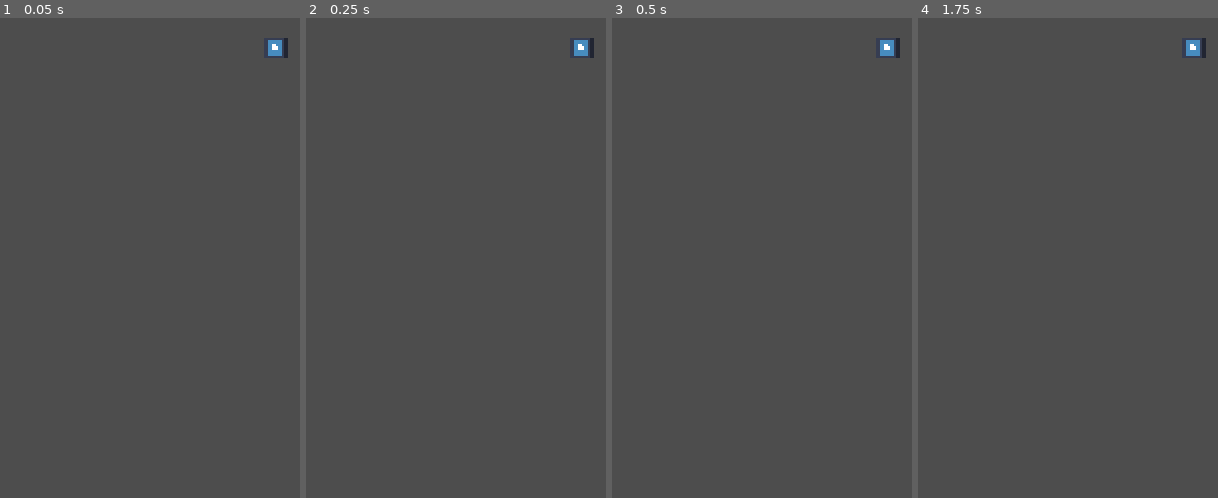
Above: before the commit, frames 1-4 (left to right).
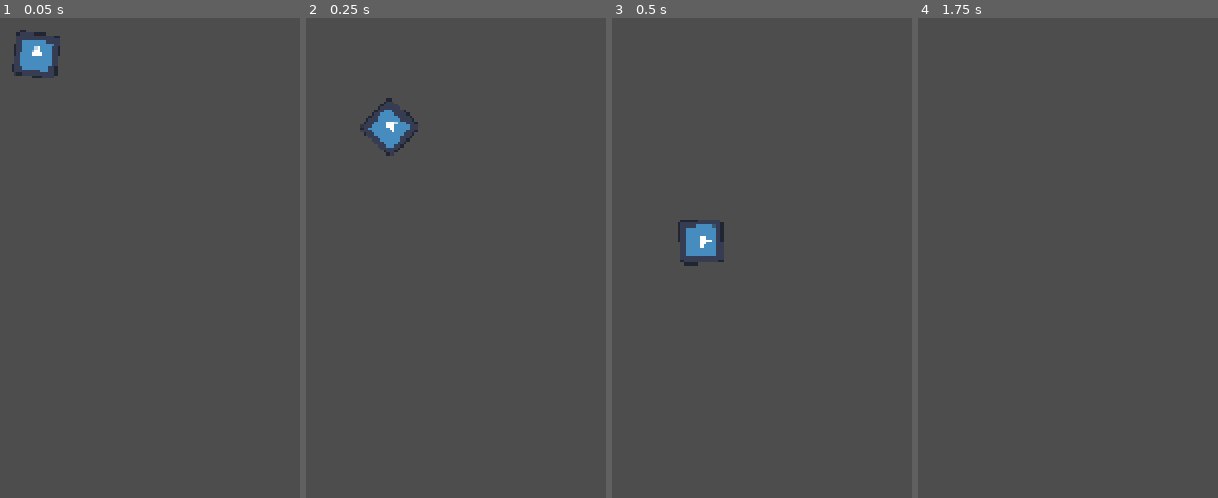
Above: after the commit, the same moments.

Repository: eyherrera/Jumping-Polygons
Game: Godot game, scene res://scenes/characters/player.tscn
The game is run twice, just before and just after one commit, with the same random seed, the same clock (stepped at 60 frames per second) and the same inputs. The engine's default icon, where the game draws it, is replaced by a stand-in: a white triangle on a blue panel in a dark square.
Inputs:
- Up to frame 1 (0.05 s): no input
- Up to frame 2 (0.25 s): no input
- Up to frame 3 (0.5 s): no input
- Up to frame 4 (1.75 s): tap Enter (ui_accept) at 0.5, 0.6, 0.77, 1.07, 1.25, 1.35, 1.52 s

The runs differ from the first frame. In frame 1, 1.0% of the frame differs, in the area x 4-96%, y 2-13%; in frame 2, 1.0%; in frame 3, 1.0%, in the area x 22-96%, y 4-52%; in frame 4, 0.2%.

Commit message:
set up player physics and death functions

Diff:
--- a/scenes/characters/player.tscn
+++ b/scenes/characters/player.tscn
@@ -1,6 +1,7 @@
-[gd_scene load_steps=4 format=3 uid="uid://i4tvhkaf1oik"]
+[gd_scene load_steps=5 format=3 uid="uid://i4tvhkaf1oik"]
 
 [ext_resource type="Texture2D" uid="uid://brrqftcvq14e2" path="res://icon.svg" id="1_rp718"]
+[ext_resource type="Script" uid="uid://cgtyooe8k0tx2" path="res://scripts/player.gd" id="1_yewv4"]
 
 [sub_resource type="RectangleShape2D" id="RectangleShape2D_yewv4"]
 size = Vector2(16, 16)
@@ -10,6 +11,7 @@
 
 [node name="Player" type="CharacterBody2D"]
 collision_layer = 2
+script = ExtResource("1_yewv4")
 
 [node name="Sprite2D" type="Sprite2D" parent="."]
 scale = Vector2(0.12499999, 0.12499999)
@@ -26,5 +28,9 @@
 shape = SubResource("RectangleShape2D_rp718")
 
 [node name="Camera2D" type="Camera2D" parent="."]
-offset = Vector2(100, 0)
+offset = Vector2(150, 0)
+zoom = Vector2(2, 2)
 position_smoothing_enabled = true
+position_smoothing_speed = 10.0
+
+[connection signal="body_entered" from="HazardDetector" to="." method="_on_hazard_detector_body_entered"]
--- /dev/null
+++ b/scripts/player.gd
@@ -0,0 +1,48 @@
+extends CharacterBody2D
+
+# -- SETTINGS --
+@export var speed = 400.0           # Constant forward speed
+@export var jump_force = -550.0     # Negative y is "up" in Godot
+@export var gravity = 2000.0        # High gravity feels snappier for this genre
+@export var rotation_speed = 3.0    # Visual rotation speed
+
+# Get access to the visual sprite to rotate it
+@onready var sprite = $Sprite2D
+
+func _physics_process(delta):
+	# 1. Apply Gravity
+	if not is_on_floor():
+		velocity.y += gravity * delta
+		# Visual: Rotate cube when in air
+		sprite.rotation += rotation_speed * delta
+	else:
+		# Visual: Reset rotation explicitly when on ground (optional, keeps it clean)
+		# To snap to nearest 90 degrees, we'd need more math,
+		# but for now let's just let it roll or reset to 0:
+		sprite.rotation = 0
+
+	# 2. Auto-Run (Always move right)
+	velocity.x = speed
+
+	# 3. Handle Jump
+	# We use "ui_accept" (Space/Enter) by default
+	if Input.is_action_just_pressed("ui_accept") and is_on_floor():
+		velocity.y = jump_force
+
+	# 4. Move
+	move_and_slide()
+
+	# 5. Wall Collision Check (Optional fail-safe)
+	# Even if the small hitbox doesn't trigger, hitting a wall
+	# usually means we stopped moving, which kills the run.
+	if is_on_wall():
+		die()
+
+# Helper function to restart level
+func die():
+	print("Dead!") # Debug message
+	get_tree().reload_current_scene()
+
+
+func _on_hazard_detector_body_entered(body: Node2D) -> void:
+	die()
Not shown, added: scripts/player.gd.uid
